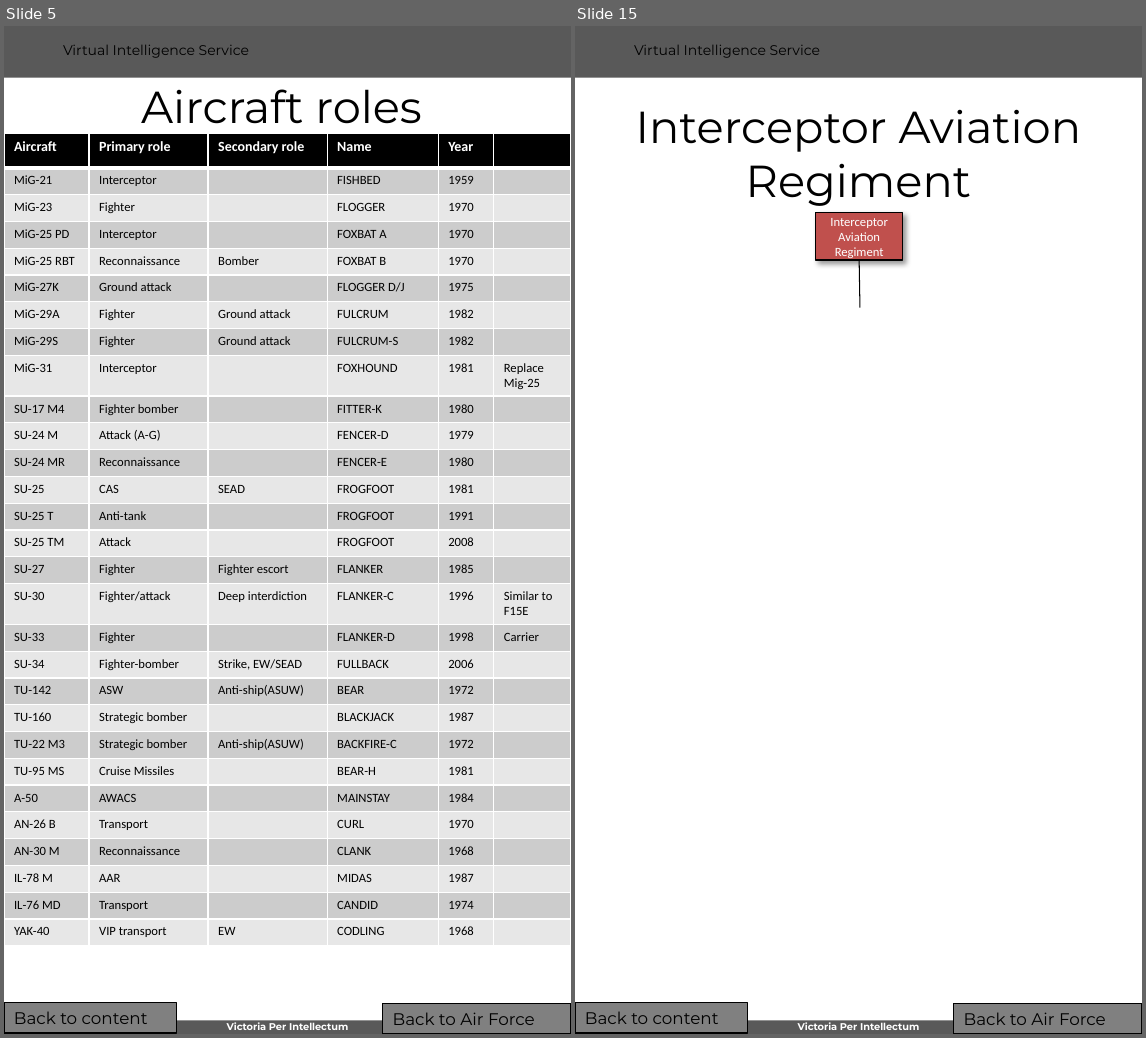
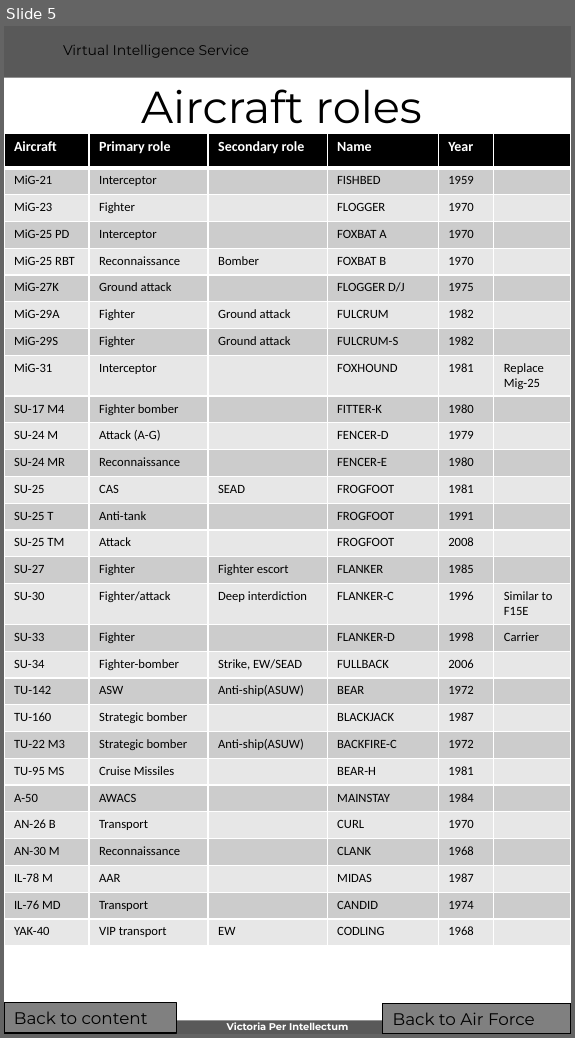
Before and after one commit to 132nd-vWing/VIS, a slide deck: BASIC/WIP/VIS Generic_Order_of_Battle - Air Forces.pptx. Shown side by side, each under a label of ours: slides 5 and 15 before the commit, slide 5 after it; the slides between them are not shown. The pictures are 1146x1038 and 575x1038 pixels, drawn with LibreOffice and Linux fonts; fonts in the diff are those of the drawing; background and template pictures are left out. Boxes give left, top, right and bottom in pixels: in the first picture for what was removed or moved away, otherwise in the second. Text is boxed around its words. In the diff, an @@ line names an element or a change of style, - is before the commit and + after.

```diff
--- a/BASIC/WIP/VIS Generic_Order_of_Battle - Air Forces.pptx
+++ b/BASIC/WIP/VIS Generic_Order_of_Battle - Air Forces.pptx
@@ slide 15 removed at [575, 26, 1142, 1034], background #FFFFFF; not listed: 4 template elements that a slide beside it also shows @@
@@ title removed at [636, 109, 1081, 206] @@
-Interceptor Aviation Regiment
@@ rectangle removed at [816, 213, 904, 260] @@
-Interceptor Aviation Regiment
@@ line removed from (860, 260) to (861, 308) @@
@@ rectangle removed at [575, 1004, 748, 1034] @@
-Back to content
@@ rectangle removed at [954, 1005, 1142, 1034] @@
-Back to Air Force
@@ page number removed at [1105, 1015, 1142, 1034] @@
-15
```
Also in this commit, not shown: 9 slides changed, 9 other slides removed, 14 other files.
